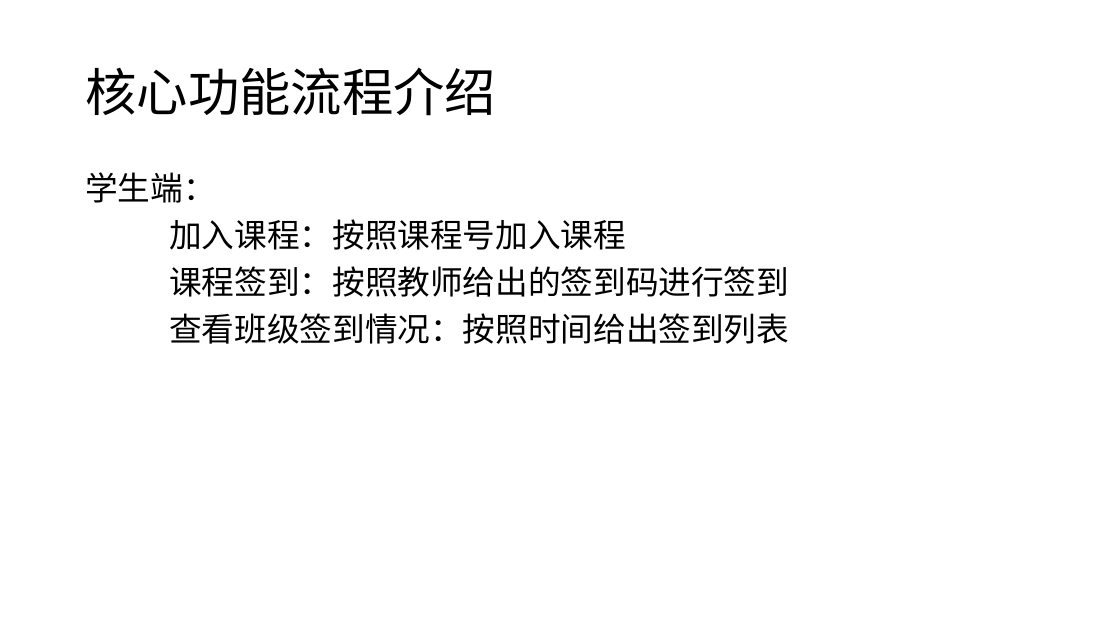
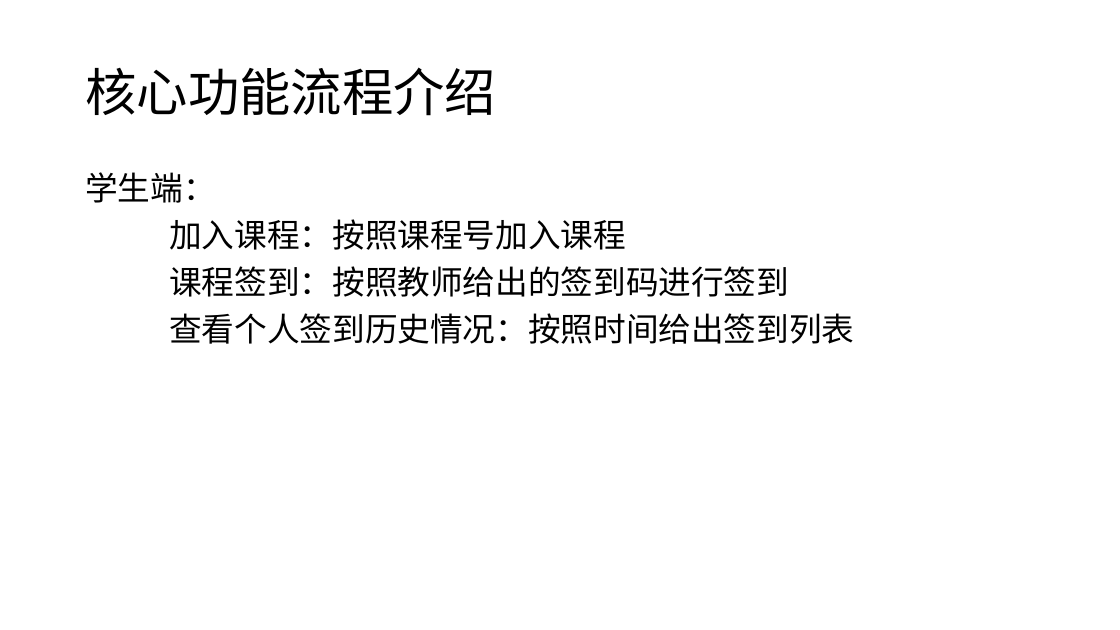
Before and after one commit to emptyskz1564/dbtask, a slide deck: slide 3 of 数据库期末设计.pptx. Drawn at 1120x630 pixels with LibreOffice and Linux fonts; fonts in the diff are those of the drawing. Boxes give left, top, right and bottom in pixels: in the first picture for what was removed or moved away, otherwise in the second. Text is boxed around its words. In the diff, an @@ line names an element or a change of style, - is before the commit and + after.

```diff
--- a/数据库期末设计.pptx
+++ b/数据库期末设计.pptx
@@ text at box(169, 313, 854, 344): text changed @@
-查看班级签到情况：按照时间给出签到列表
+查看个人签到历史情况：按照时间给出签到列表
```
Also in this commit, not shown: 3 other slides changed, 3 slides added, 1 slide removed.
